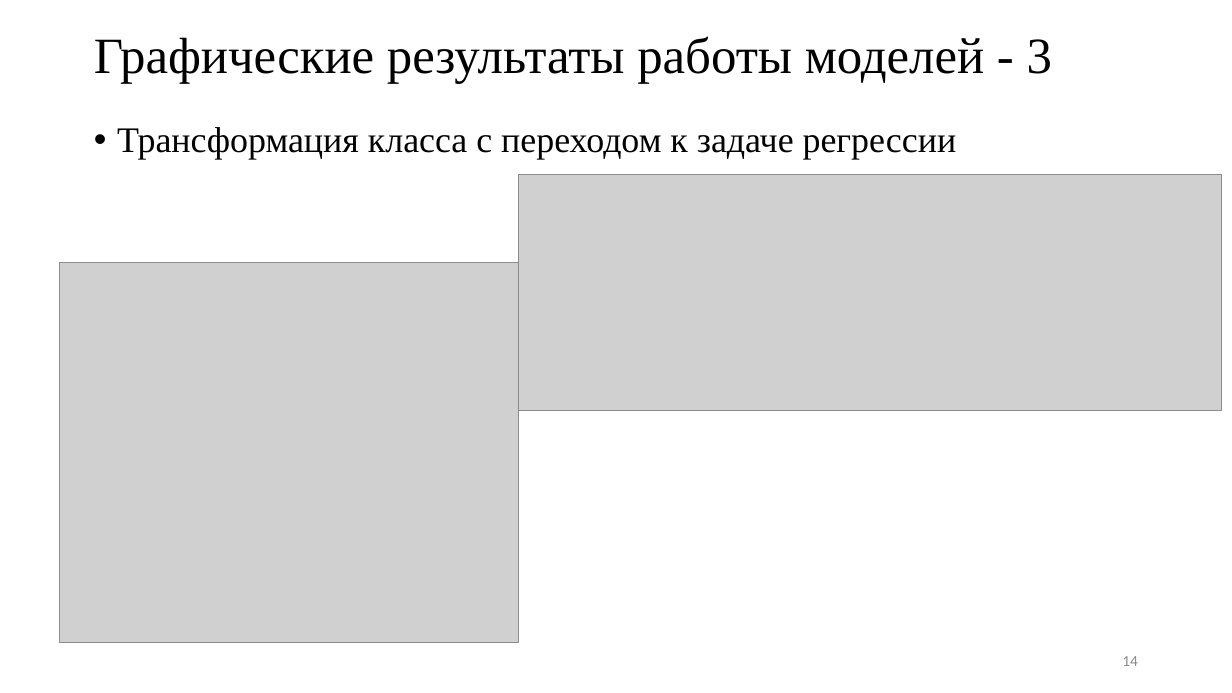
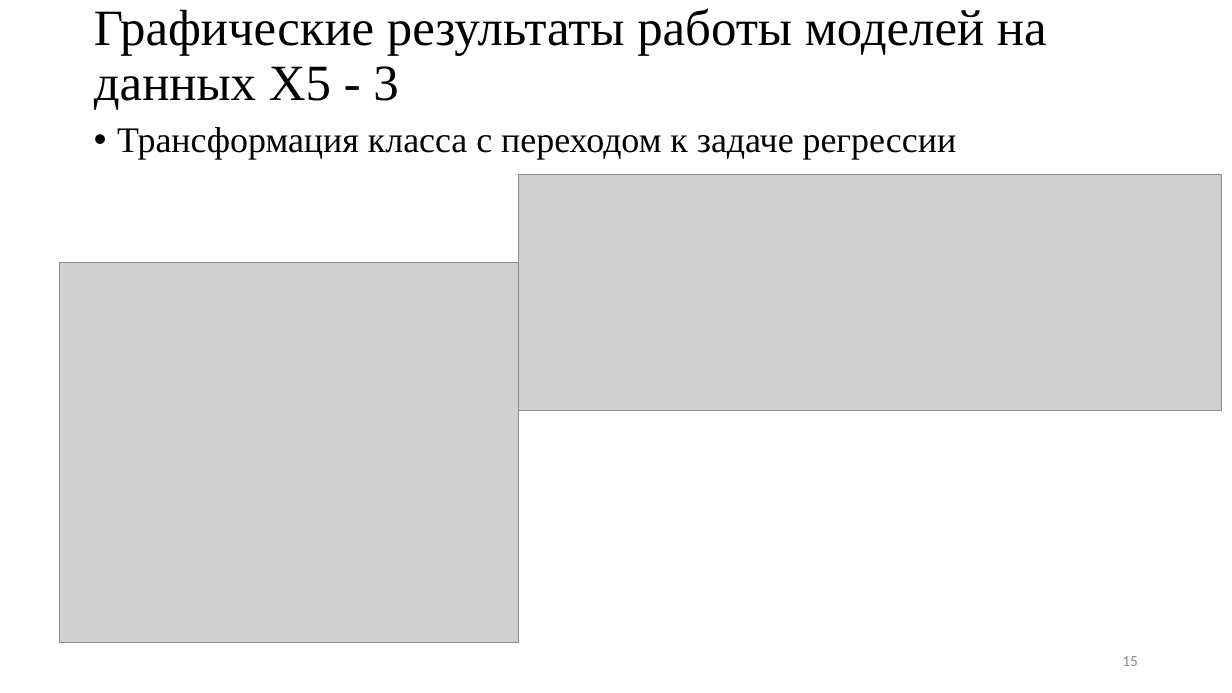
Before and after one commit to JacKira/MastersDegree, a slide deck: slide 15 of Отчет_4_сем/Презентация Фейзуллин 201.pptx (slide 14 before the commit). Drawn at 1232x693 pixels with LibreOffice and Linux fonts; fonts in the diff are those of the drawing; grey boxes stand for pictures. Boxes give left, top, right and bottom in pixels: in the first picture for what was removed or moved away, otherwise in the second. Text is boxed around its words. In the diff, an @@ line names an element or a change of style, - is before the commit and + after.

```diff
--- a/Отчет_4_сем/Презентация Фейзуллин 201.pptx
+++ b/Отчет_4_сем/Презентация Фейзуллин 201.pptx
@@ title at bbox=[94, 8, 1047, 110]: text changed @@
-Графические результаты работы моделей - 3
+Графические результаты работы моделей на данных X5 - 3
@@ page number at bbox=[1122, 656, 1138, 666]: text changed @@
-14
+15
```
Also in this commit, not shown: 4 other slides changed, 9 slides added, 1 slide removed, 1 other file.
